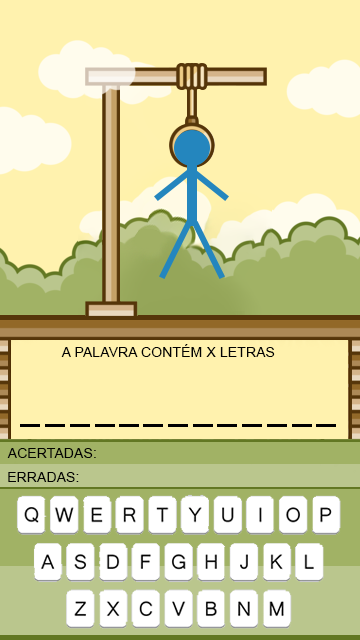
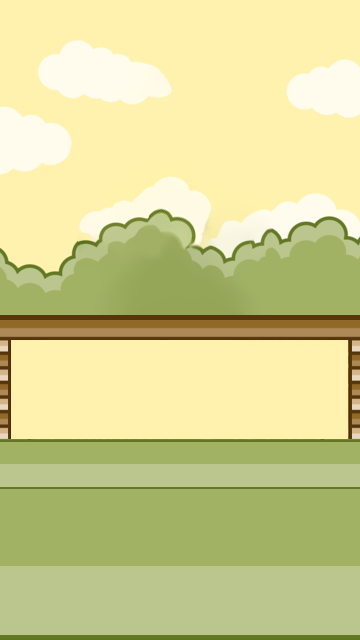
Comparing the layer stacks of the two 360 × 640 images. Changes:
renamed "Group 1" to "traços", hid the group it (13 layers), moved it above "palavras" over <box>20,424,336,427</box>
moved "A palavra contém x letras" into group "palavras", painted on it over <box>61,344,275,357</box>
moved "acertadas:" into group "palavras", painted on it over <box>7,448,96,458</box>
moved "erradas:" into group "palavras", painted on it over <box>8,472,79,482</box>
moved "Rectangle 4 copy 3" into group "boneco", painted on it over <box>188,216,225,279</box>
moved "Rectangle 4 copy 2" into group "boneco", painted on it over <box>159,216,196,279</box>
moved "Rectangle 4 copy" into group "boneco", painted on it over <box>154,164,197,205</box>
moved "Rectangle 4" into group "boneco", painted on it over <box>186,164,229,205</box>
moved "Rectangle 3" into group "boneco", painted on it over <box>184,160,201,228</box>
moved "Ellipse 1" into group "boneco", painted on it over <box>171,127,213,169</box>
hid "forca", moved it above "teclado-para-smartphone-em-cinza_115464-626" over <box>85,62,267,316</box>
hid "teclado-para-smartphone-em-cinza_115464-626" over <box>16,494,341,629</box>
removed layer "Background" over <box>7,62,341,629</box>
